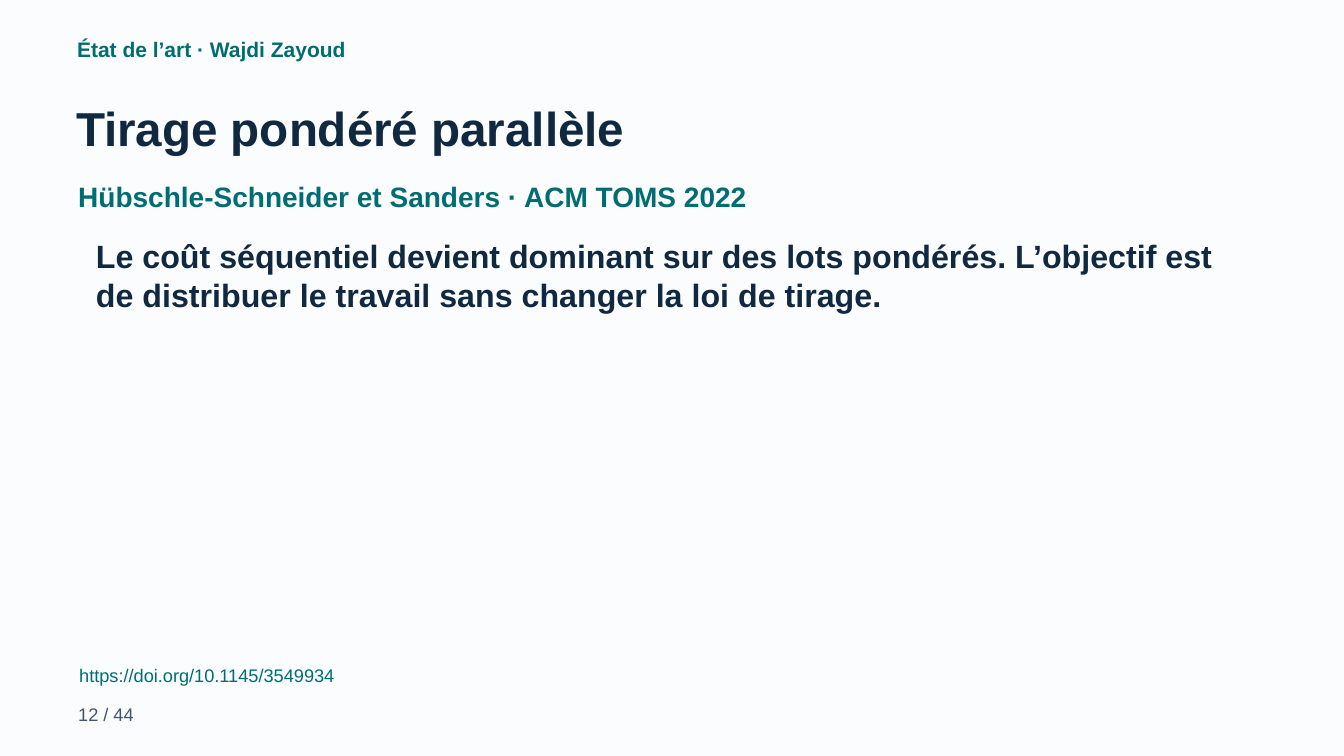
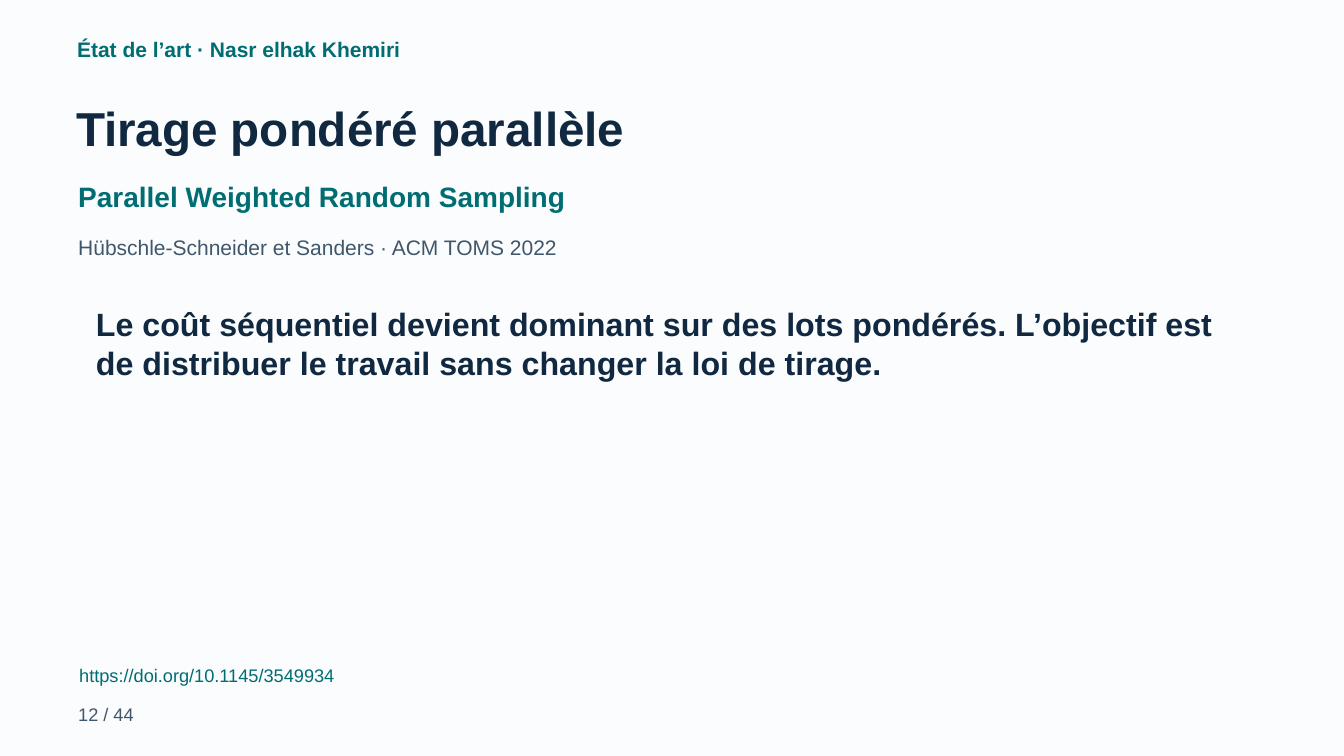
Before and after one commit to cherniyoussef-max/data-stream-mining-, a slide deck: slide 12 of presentation/Data_Stream_Mining_Final_Anime.pptx. Drawn at 1344x756 pixels with LibreOffice and Linux fonts; fonts in the diff are those of the drawing. Boxes give left, top, right and bottom in pixels: in the first picture for what was removed or moved away, otherwise in the second. Text is boxed around its words. In the diff, an @@ line names an element or a change of style, - is before the commit and + after.

```diff
--- a/presentation/Data_Stream_Mining_Final_Anime.pptx
+++ b/presentation/Data_Stream_Mining_Final_Anime.pptx
@@ text at (x1=77, y1=40, x2=400, y2=58): text changed @@
-État de l’art · Wajdi Zayoud
+État de l’art · Nasr elhak Khemiri
@@ text added at (x1=78, y1=186, x2=565, y2=212), 20 pt, text #006D73, bold @@
+Parallel Weighted Random Sampling
@@ text "Hübschle-Schneider et Sanders · ACM ..." moved from (x1=78, y1=186, x2=746, y2=208) to (x1=78, y1=239, x2=557, y2=255) @@
@@ text "Hübschle-Schneider et Sanders · ACM ..." at (x1=78, y1=239, x2=557, y2=255): size 20 to 15 pt, text colour #006D73 to #40576B, bold off @@
@@ text "Le coût séquentiel devient dominant ..." moved from (x1=96, y1=244, x2=1212, y2=313) to (x1=96, y1=312, x2=1212, y2=381) @@
```
Also in this commit, not shown: 14 other slides changed, 34 other files.
